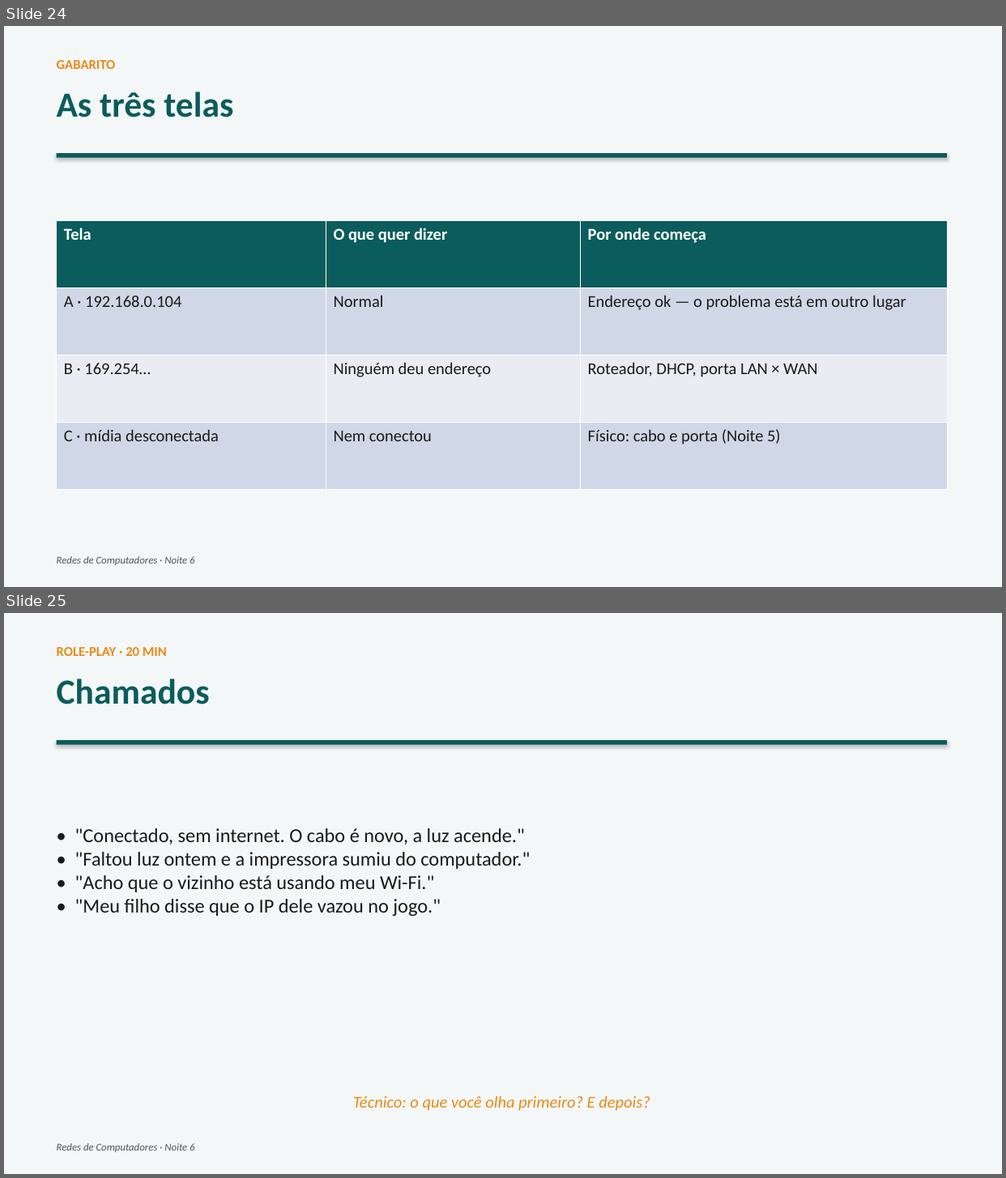
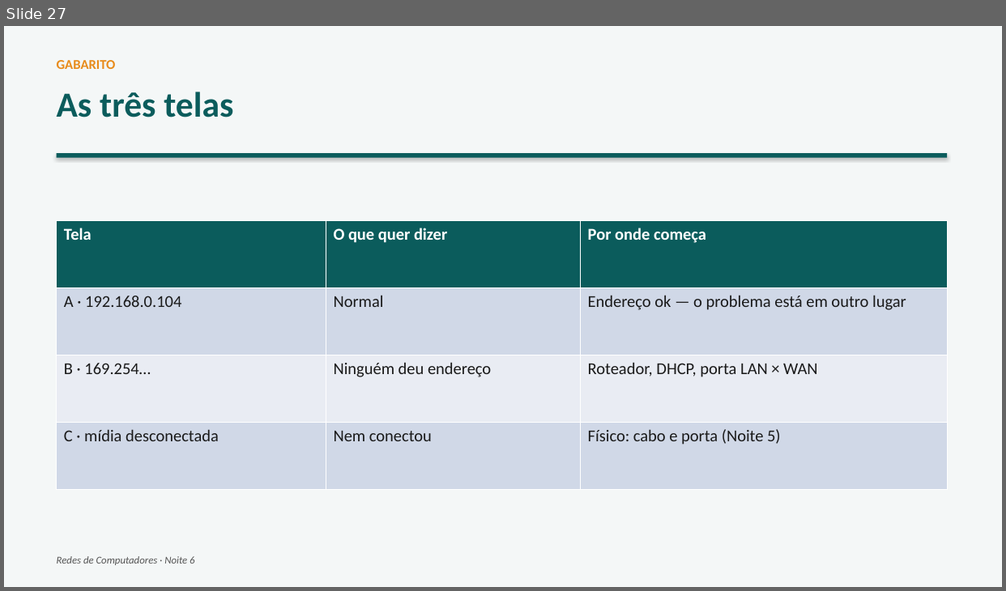
Before and after one commit to joninedel-prog/gerador_contratos, a slide deck: Aula - Redes 6 - Endereco na rede.pptx. Shown one above the other, each under a label of ours: slides 24 and 25 before the commit, slide 27 after it. The pictures are 1006x1178 and 1006x591 pixels, drawn with LibreOffice and Linux fonts; fonts in the diff are those of the drawing. Boxes give left, top, right and bottom in pixels: in the first picture for what was removed or moved away, otherwise in the second. Text is boxed around its words. In the diff, an @@ line names an element or a change of style, - is before the commit and + after.

```diff
--- a/Aula - Redes 6 - Endereco na rede.pptx
+++ b/Aula - Redes 6 - Endereco na rede.pptx
@@ slide 25 removed at (x1=4, y1=613, x2=1002, y2=1174), background #FFFFFF @@
@@ rectangle removed at (x1=4, y1=613, x2=1002, y2=1174) @@
@@ text removed at (x1=57, y1=647, x2=167, y2=656) @@
-ROLE-PLAY · 20 MIN
@@ text removed at (x1=57, y1=679, x2=210, y2=705) @@
-Chamados
@@ rectangle removed at (x1=57, y1=740, x2=948, y2=745) @@
@@ text removed at (x1=75, y1=828, x2=530, y2=916) @@
-• "Conectado, sem internet. O cabo é novo, a luz acende."
-• "Faltou luz ontem e a impressora sumiu do computador."
-• "Acho que o vizinho está usando meu Wi-Fi."
-• "Meu filho disse que o IP dele vazou no jogo."
@@ text removed at (x1=353, y1=1096, x2=650, y2=1111) @@
-Técnico: o que você olha primeiro? E depois?
@@ text removed at (x1=57, y1=1144, x2=194, y2=1152) @@
-Redes de Computadores · Noite 6
@@ what was slide 24 is now slide 27 @@
```
Also in this commit, not shown: 4 slides added, 1 other slide removed, 4 other files.
